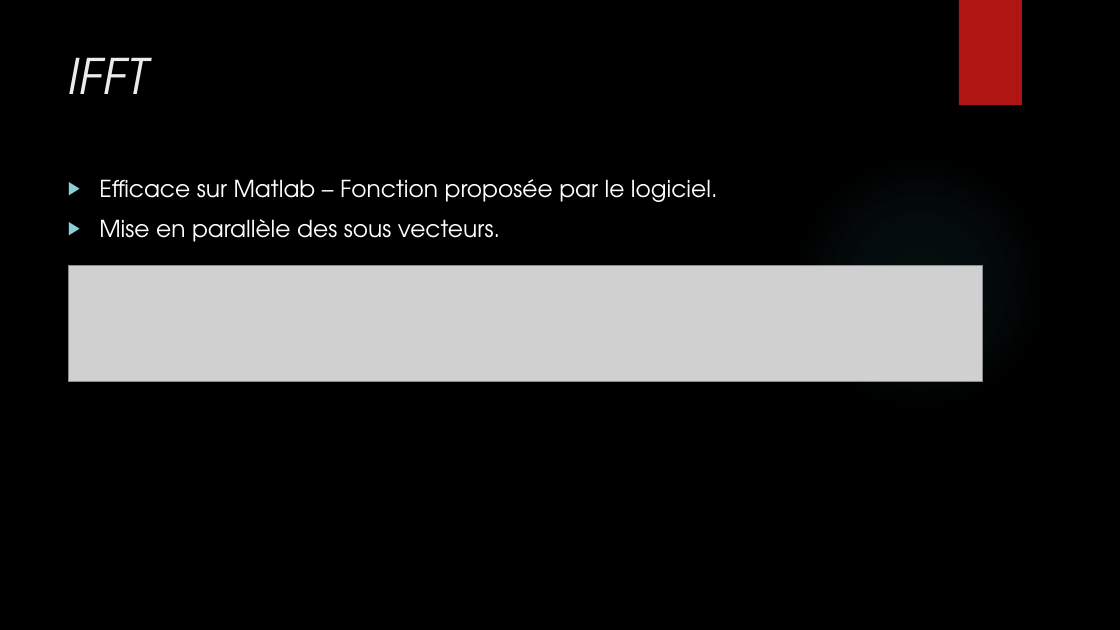
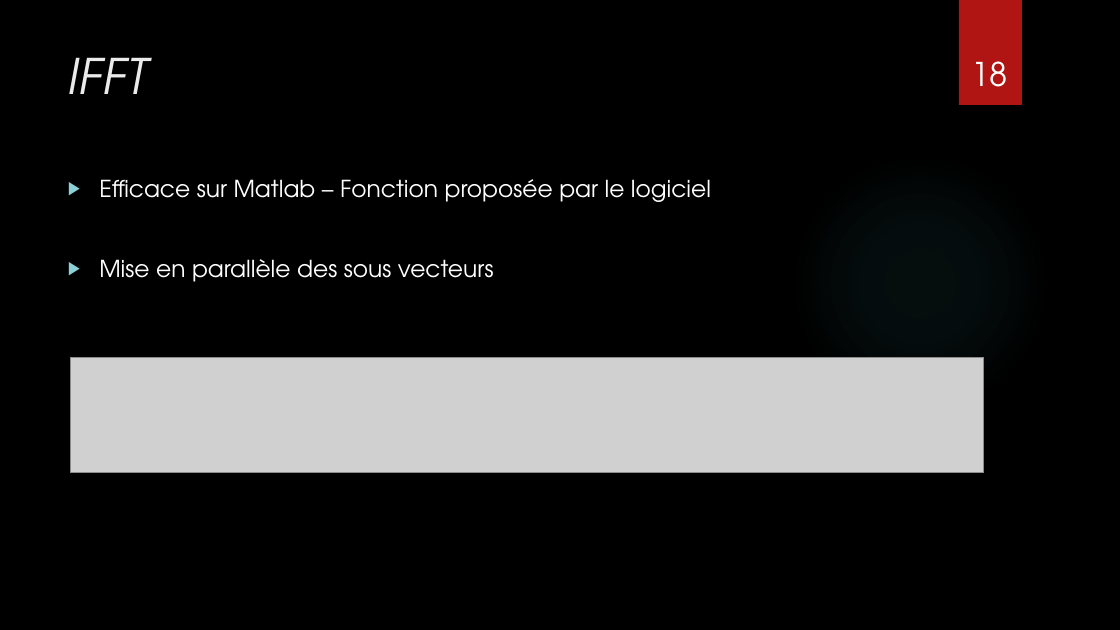
Before and after one commit to eponta/projet_th_S8, a slide deck: slide 18 of Présentation_final.pptx (slide 12 before the commit). Drawn at 1120x630 pixels with LibreOffice and Linux fonts; fonts in the diff are those of the drawing; grey boxes stand for pictures; background and template pictures are left out. Boxes give left, top, right and bottom in pixels: in the first picture for what was removed or moved away, otherwise in the second. Text is boxed around its words. In the diff, an @@ line names an element or a change of style, - is before the commit and + after.

```diff
--- a/Présentation_final.pptx
+++ b/Présentation_final.pptx
@@ page number added at (x1=971, y1=61, x2=1007, y2=87), 28 pt, text #FFFFFF @@
+18
@@ text at (x1=99, y1=179, x2=711, y2=282): text changed @@
-▶ Efficace sur Matlab – Fonction proposée par le logiciel.
-▶ Mise en parallèle des sous vecteurs.
+▶ Efficace sur Matlab – Fonction proposée par le logiciel
+▶ Mise en parallèle des sous vecteurs
@@ picture moved from (x1=69, y1=266, x2=982, y2=381) to (x1=71, y1=357, x2=984, y2=473) @@
```
Also in this commit, not shown: 22 other slides changed, 15 slides added, 6 slides removed, 5 other files.
